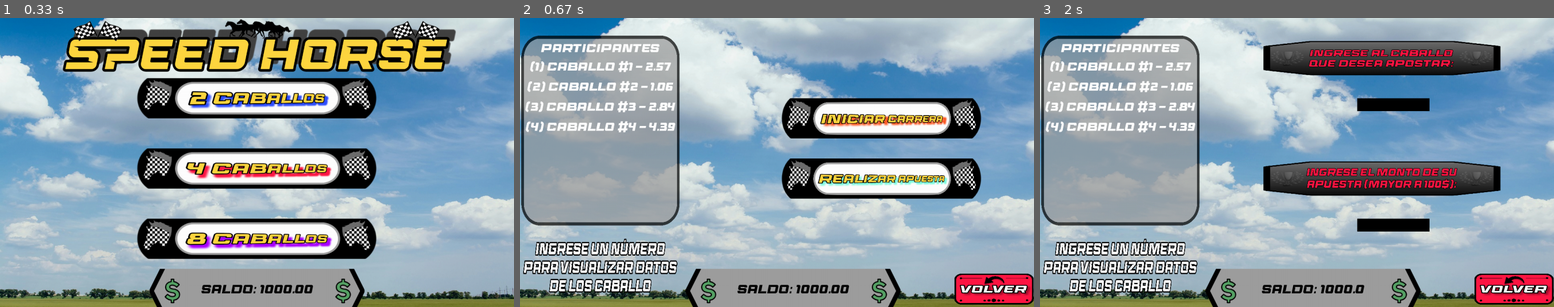
Above: before the commit, frames 1-3 (left to right).
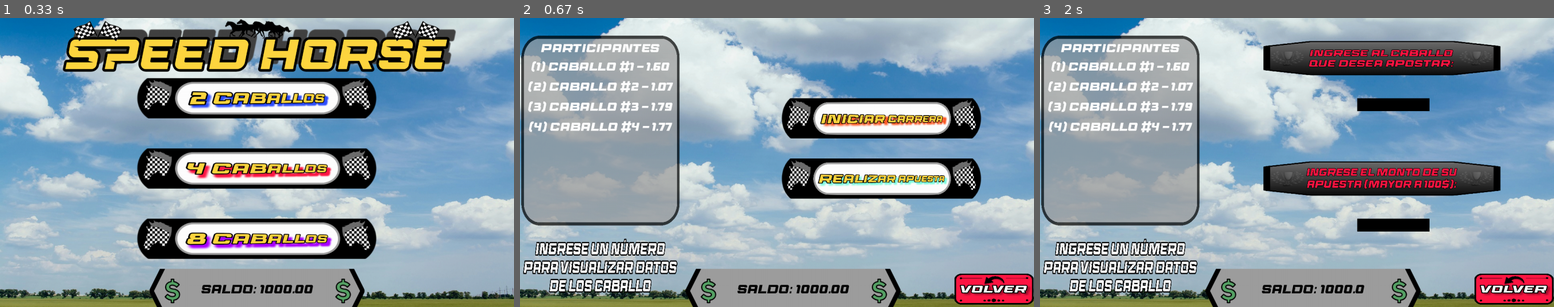
Above: after the commit, the same moments.

Repository: Xeg3/SPEED-HORSE
Game: pygame game, started from pygame_main.py
Two runs of this game, one before a commit and one after it. Both use one fixed random seed, a clock stepped at 60 frames per second and the inputs below.
Inputs (mouse positions are in pixels of both pictures, inside the frame that each line leads up to):
- Up to frame 1 (0.33 s): no input
- Up to frame 2 (0.67 s): click (777, 162) at 0.38 s
- Up to frame 3 (2 s): click (1358, 188) at 1.82 s

Frame 1 is identical in both runs. In frame 2, 1.6% of the frame differs, in the area x 1-31%, y 14-40%; in frame 3, 1.6%.

Commit message:
Update datos_caballos.py

Diff:
--- a/datos_caballos.py
+++ b/datos_caballos.py
@@ -22,12 +22,12 @@
     velocidad = randint(30, 71)
 
     if velocidad <= 40:
-        cuota, saltos = round(uniform(6, 7), 2), range(2, 4)
+        cuota, saltos = round(uniform(2, 3), 2), range(2, 4)
     elif velocidad <= 55:
-        cuota, saltos = round(uniform(4, 5), 2), range(1, 5)
+        cuota, saltos = round(uniform(1, 3), 2), range(1, 5)
     elif velocidad <= 66:
-        cuota, saltos = round(uniform(2, 3), 2), range(1, 5)
+        cuota, saltos = round(uniform(1.20, 1.90), 2), range(1, 5)
     else:
-        cuota, saltos = round(uniform(1, 1.90), 2), range(1, 6)
+        cuota, saltos = round(uniform(1.05, 1.40), 2), range(1, 6)
 
     return cuota, saltos, velocidad
